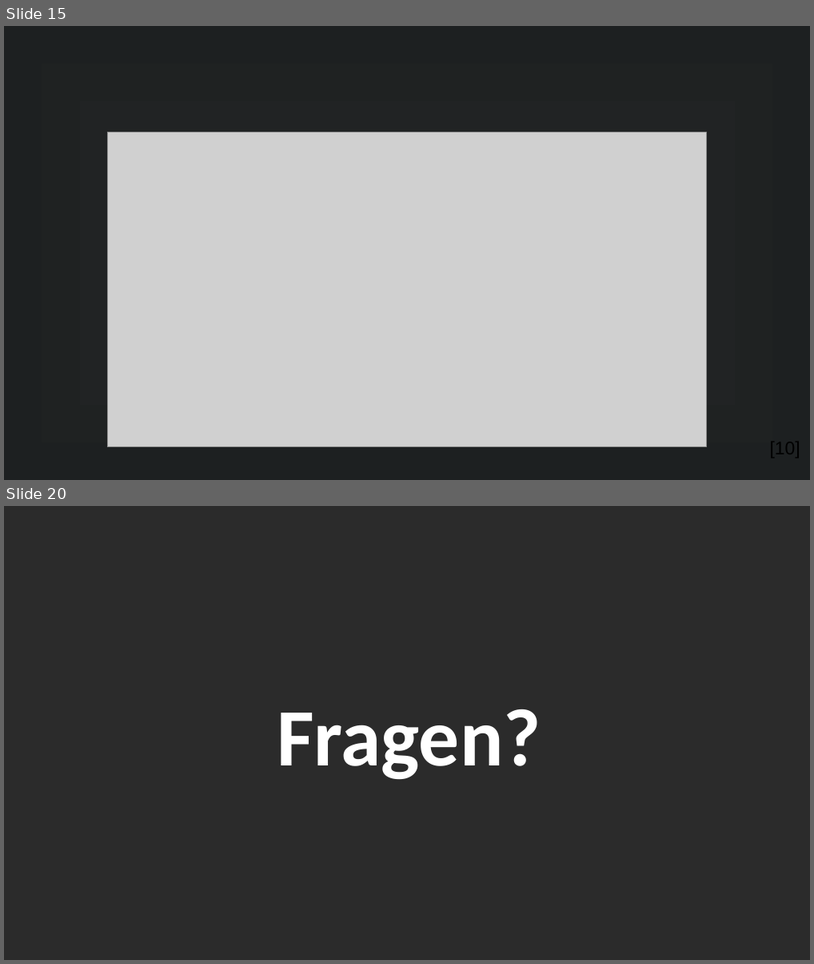
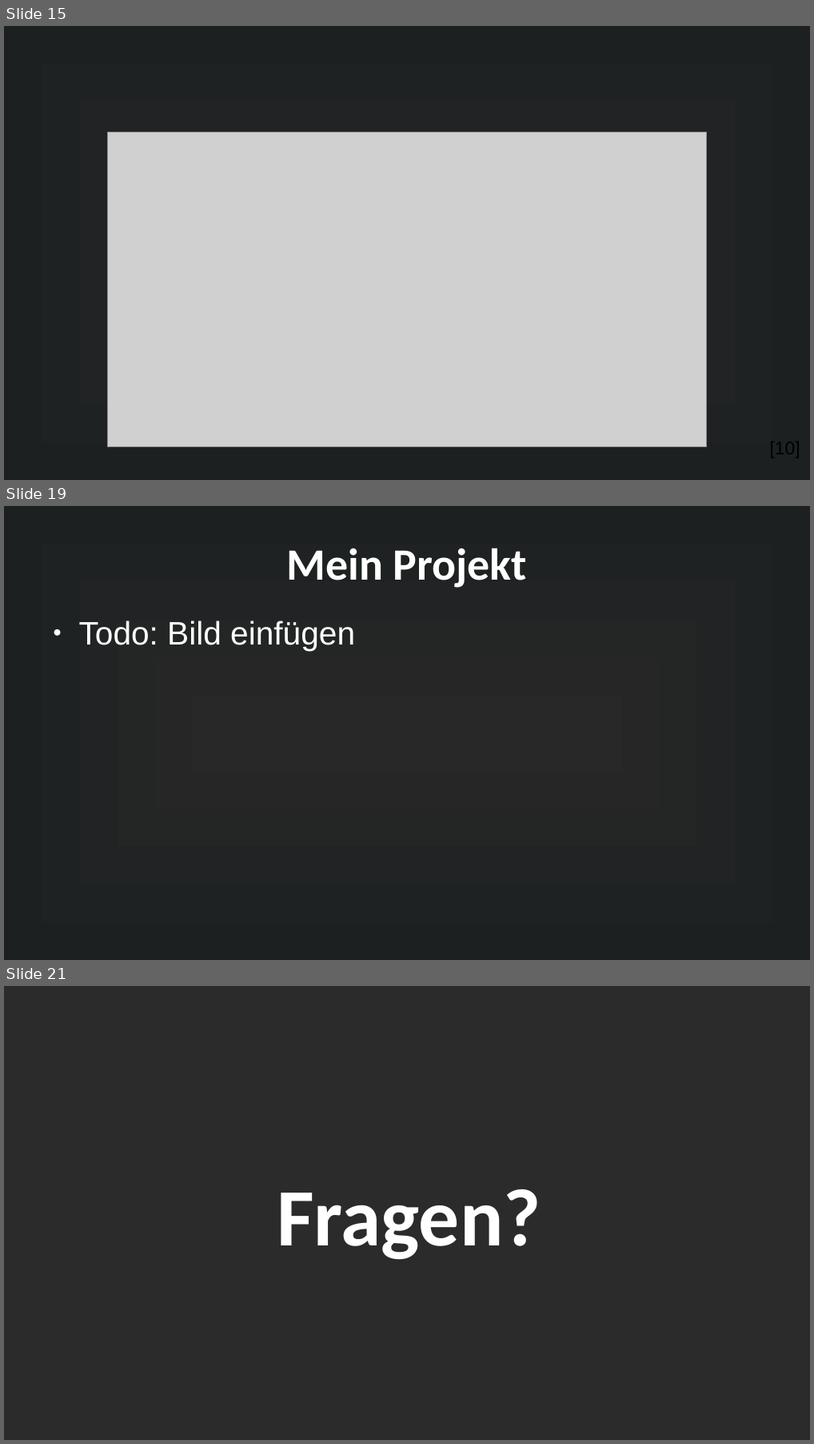
Before and after one commit to MuffinKran24/IMP_GFS, a slide deck: Mikrocontroller_GFS.odp. Shown one above the other, each under a label of ours: slides 15 and 20 before the commit, slides 15, 19 and 21 after it; the slides between them are not shown. The pictures are 814x964 and 814x1444 pixels, drawn with LibreOffice and Linux fonts; fonts in the diff are those of the drawing; grey boxes stand for pictures; background and template pictures are left out; a plain dark background stands for a picture behind light text. Boxes give left, top, right and bottom in pixels: in the first picture for what was removed or moved away, otherwise in the second. Text is boxed around its words. In the diff, an @@ line names an element or a change of style, - is before the commit and + after.

```diff
--- a/Mikrocontroller_GFS.odp
+++ b/Mikrocontroller_GFS.odp
@@ slide 19 added at [4,506,810,960], background gradient #282828 to #1D2021 @@
@@ title added at [286,548,527,588], 44 pt, text #FFFFFF, bold @@
+Mein Projekt
@@ text added at [79,620,355,651], 32 pt, text #FFFFFF @@
+● Todo: Bild einfügen
@@ what was slide 20 is now slide 21 @@
```
Also in this commit, not shown: 7 slides changed, 3 other slides added, 3 slides removed, 47 other files.
